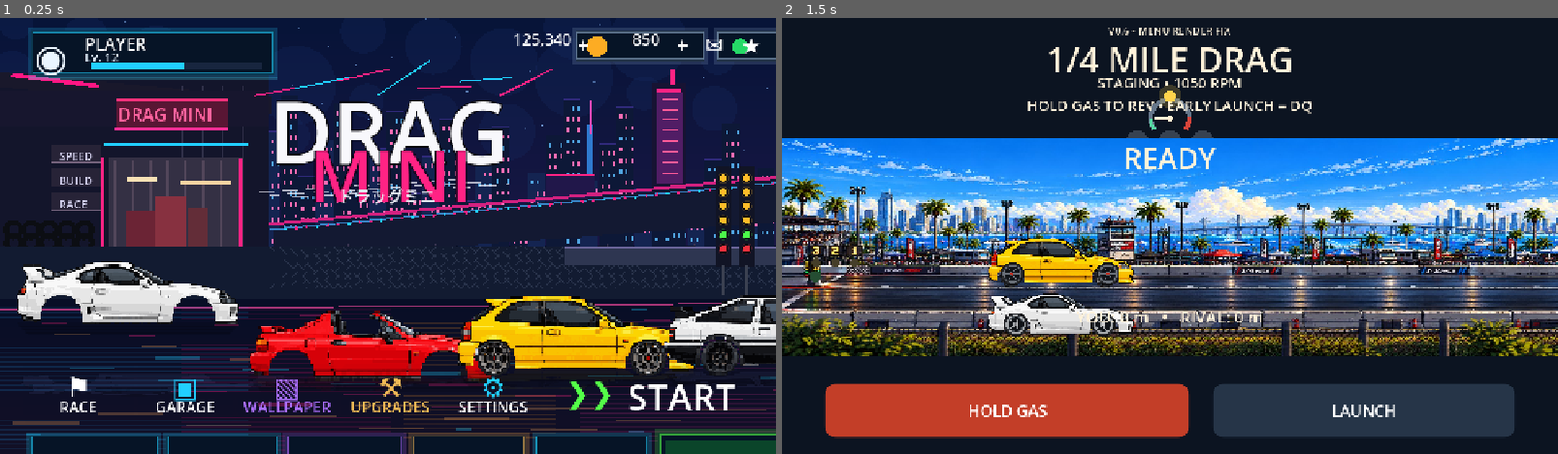
Above: before the commit, frames 1-2 (left to right).
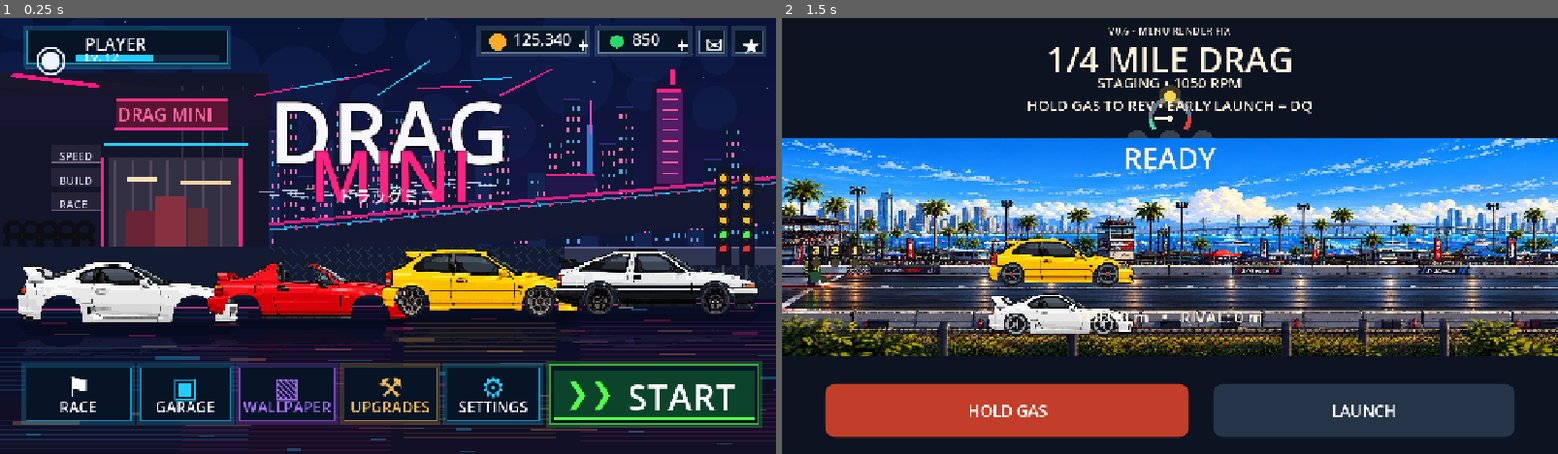
Above: after the commit, the same moments.

Repository: 1993velezpadilla-source/Drag-mini
Game: Godot game, scene res://scenes/main.tscn
The game is run twice, just before and just after one commit, with the same random seed, the same clock (stepped at 60 frames per second) and the same inputs.
Inputs (mouse positions are in pixels of both pictures, inside the frame that each line leads up to):
- Up to frame 1 (0.25 s): no input
- Up to frame 2 (1.5 s): click (1433, 392) at 0.5 s; tap Enter at 1.25 s; move the mouse to (1340, 214) at 1.27 s; click (1340, 214) at 1.42 s

The runs differ from the first frame. In frame 1, 26% of the frame differs, in the area x 2-100%, y 1-100%; in frame 2, nothing differs.

Commit message:
fix(menu): preserve viewport-scaled canvas transformation for 4 independent car reflections

Diff:
--- a/scripts/native_main_menu.gd
+++ b/scripts/native_main_menu.gd
@@ -337,11 +337,13 @@
             bounds.end.y - 21.0, bounds.size.x * 0.47)
         draw_texture_rect(tex, bounds, false)
         # Short translucent inverted reflection, using independent texture.
-        draw_set_transform(Vector2(bounds.position.x, bounds.end.y + 2.0), 0.0,
-            Vector2(1.0, -0.30))
-        draw_texture_rect(tex, Rect2(0, -45, bounds.size.x, bounds.size.y), false,
+        var display_scale := Vector2(size.x / DESIGN.x, size.y / DESIGN.y)
+        draw_set_transform(
+            Vector2(bounds.position.x * display_scale.x, (bounds.end.y + 2.0) * display_scale.y),
+            0.0, Vector2(display_scale.x, -display_scale.y * 0.30))
+        draw_texture_rect(tex, Rect2(0, -bounds.size.y, bounds.size.x, bounds.size.y), false,
             Color(0.45, 0.50, 0.8, 0.11))
-        draw_set_transform(Vector2.ZERO, 0.0, Vector2.ONE)
+        draw_set_transform(Vector2.ZERO, 0.0, display_scale)
 
 func draw_ellipse_shadow(cx: float, cy: float, radius: float) -> void:
     # CanvasItem has no ellipse primitive, so horizontal layered soft shadows.
